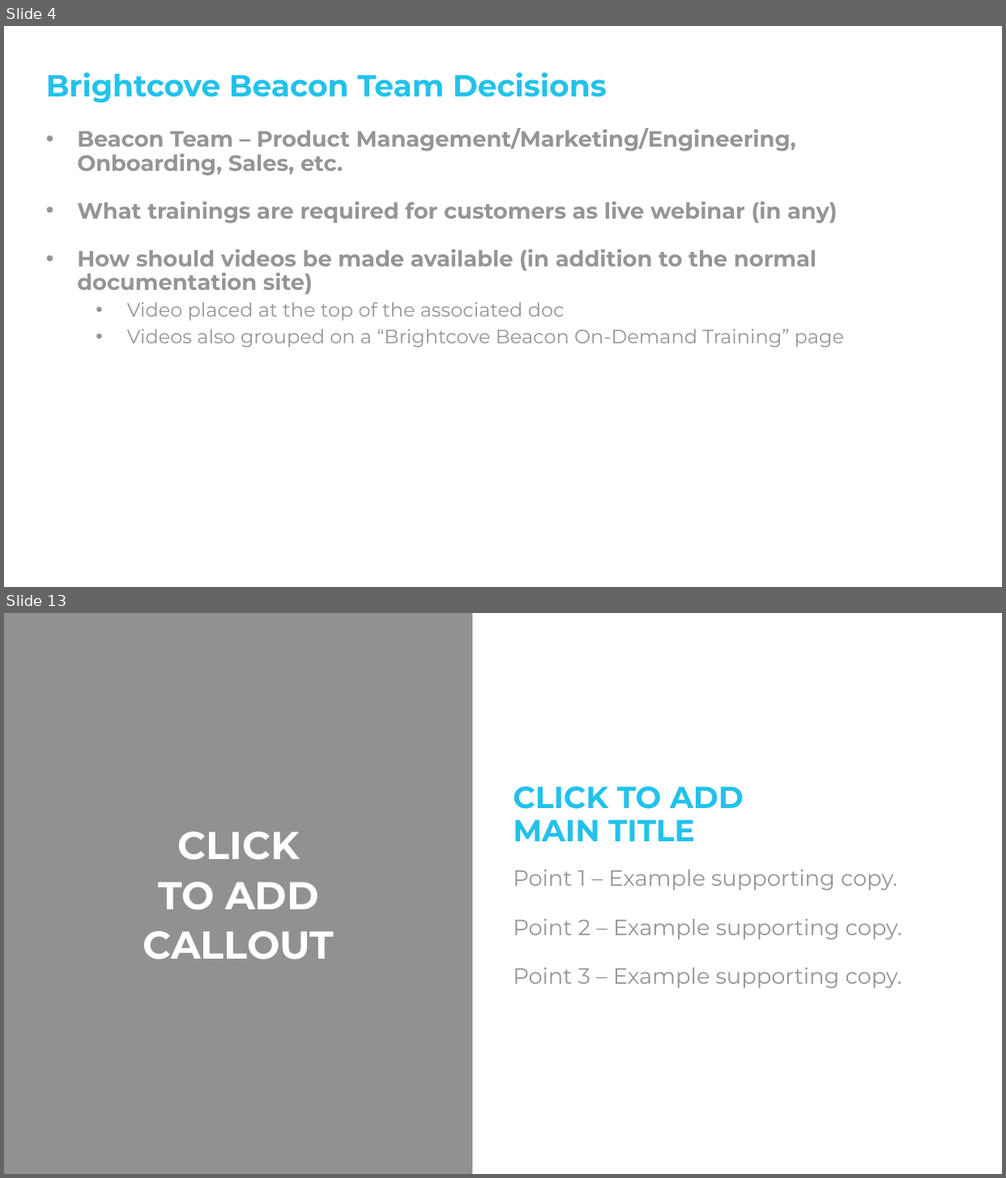
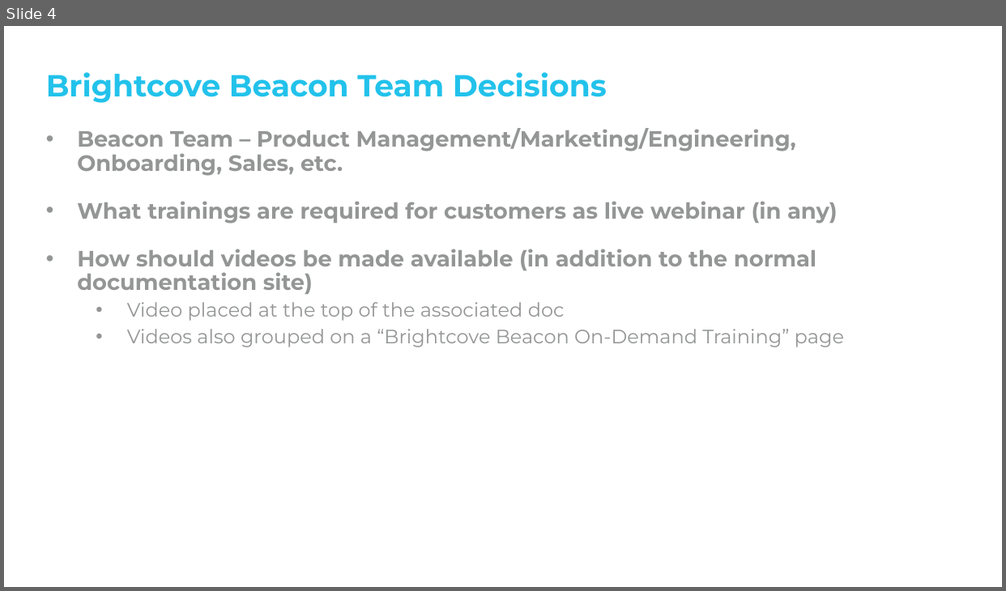
Before and after one commit to BrightcoveLearning/BCL-LearningSamples, a slide deck: _beacon-self-service/documentation-plan2.pptx. Shown one above the other, each under a label of ours: slides 4 and 13 before the commit, slide 4 after it; the slides between them are not shown. The pictures are 1006x1178 and 1006x591 pixels, drawn with LibreOffice and Linux fonts; fonts in the diff are those of the drawing; background and template pictures are left out. Boxes give left, top, right and bottom in pixels: in the first picture for what was removed or moved away, otherwise in the second. Text is boxed around its words. In the diff, an @@ line names an element or a change of style, - is before the commit and + after.

```diff
--- a/_beacon-self-service/documentation-plan2.pptx
+++ b/_beacon-self-service/documentation-plan2.pptx
@@ slide 13 removed at <box>4,613,1002,1174</box>, background #FFFFFF @@
@@ rectangle removed at <box>4,613,473,1174</box> @@
@@ text removed at <box>513,786,744,841</box> @@
-CLICK TO ADD
-MAIN TITLE
@@ text removed at <box>143,832,334,960</box> @@
-CLICK
-TO ADD
-CALLOUT
@@ text removed at <box>513,870,902,989</box> @@
-Point 1 – Example supporting copy.
-Point 2 – Example supporting copy.
-Point 3 – Example supporting copy.
```
Also in this commit, not shown: 28 other slides removed, 2 other files.
